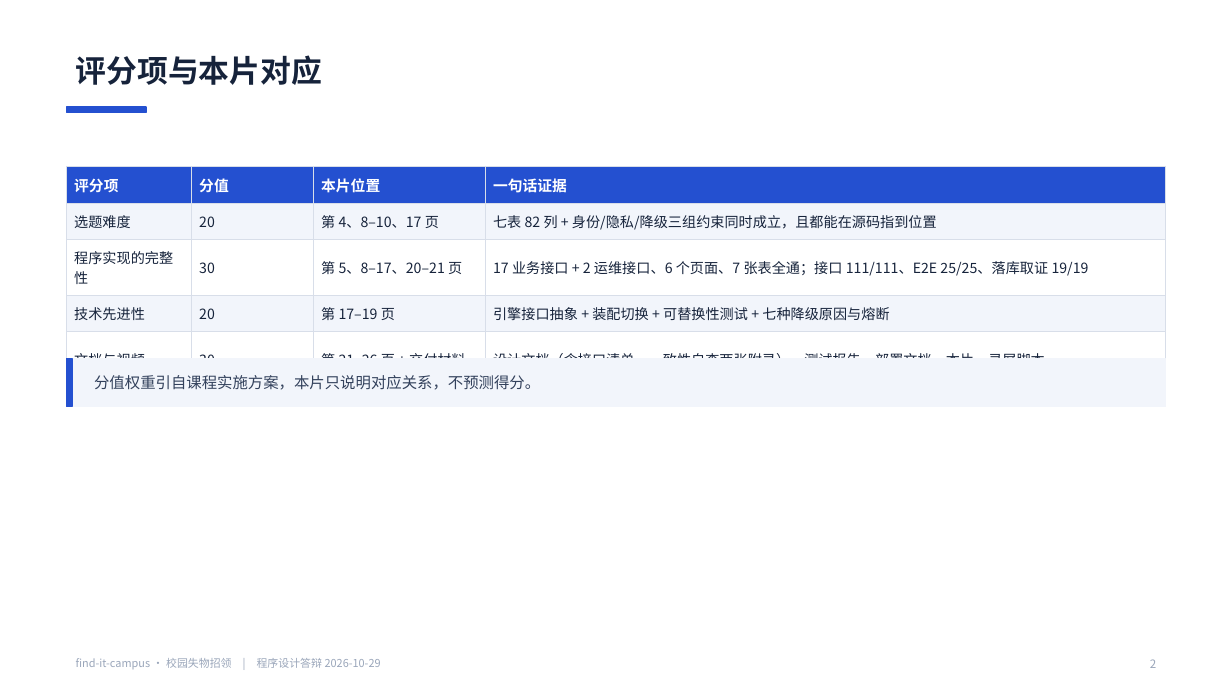
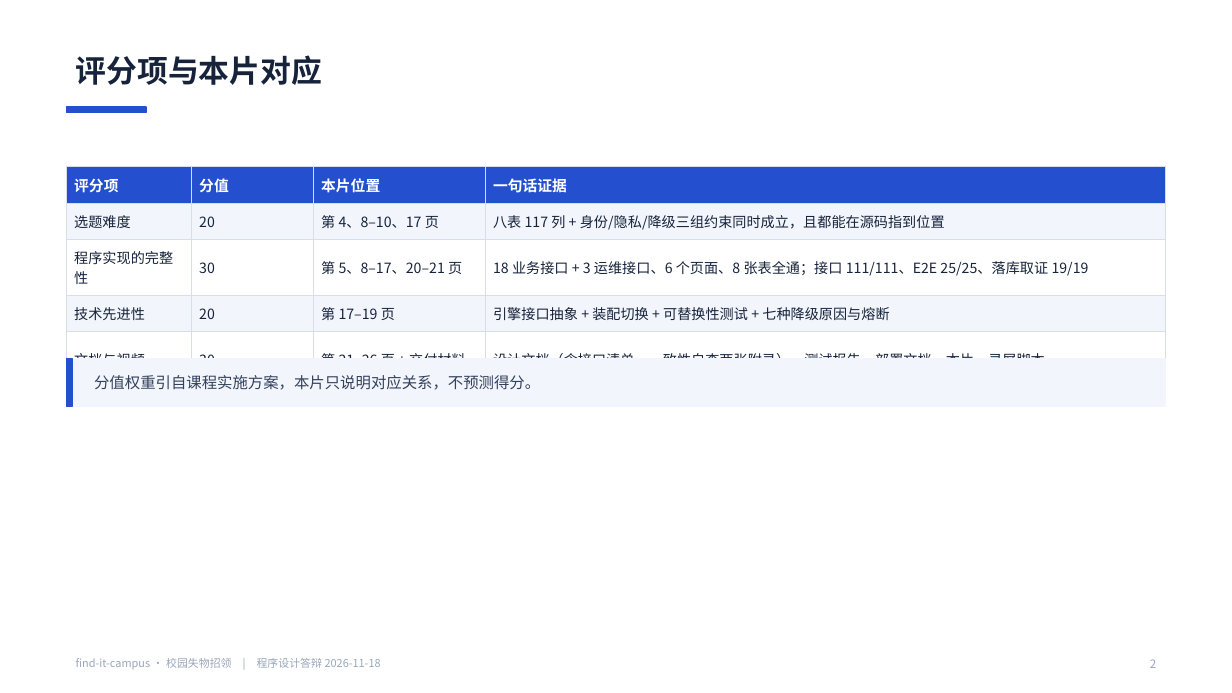
Before and after one commit to BLingKiy/find-it-campus, a slide deck: slide 2 of docs/delivery/答辩PPT.pptx. Drawn at 1232x693 pixels with LibreOffice and Linux fonts; fonts in the diff are those of the drawing. Boxes give left, top, right and bottom in pixels: in the first picture for what was removed or moved away, otherwise in the second. Text is boxed around its words. In the diff, an @@ line names an element or a change of style, - is before the commit and + after.

```diff
--- a/docs/delivery/答辩PPT.pptx
+++ b/docs/delivery/答辩PPT.pptx
@@ table at [67, 166, 1165, 362] @@
-row 2, column 4: 七表 82 列 + 身份/隐私/降级三组约束同时成立，且都能在源码指到位置
+row 2, column 4: 八表 117 列 + 身份/隐私/降级三组约束同时成立，且都能在源码指到位置
-row 3, column 4: 17 业务接口 + 2 运维接口、6 个页面、7 张表全通；接口 111/111、E2E 25/25、落库取证 19/19
+row 3, column 4: 18 业务接口 + 3 运维接口、6 个页面、8 张表全通；接口 111/111、E2E 25/25、落库取证 19/19
@@ text at [76, 658, 381, 669]: text changed @@
-find-it-campus · 校园失物招领 | 程序设计答辩 2026-10-29
+find-it-campus · 校园失物招领 | 程序设计答辩 2026-11-18
```
Also in this commit, not shown: 24 other slides changed, 44 other files.
